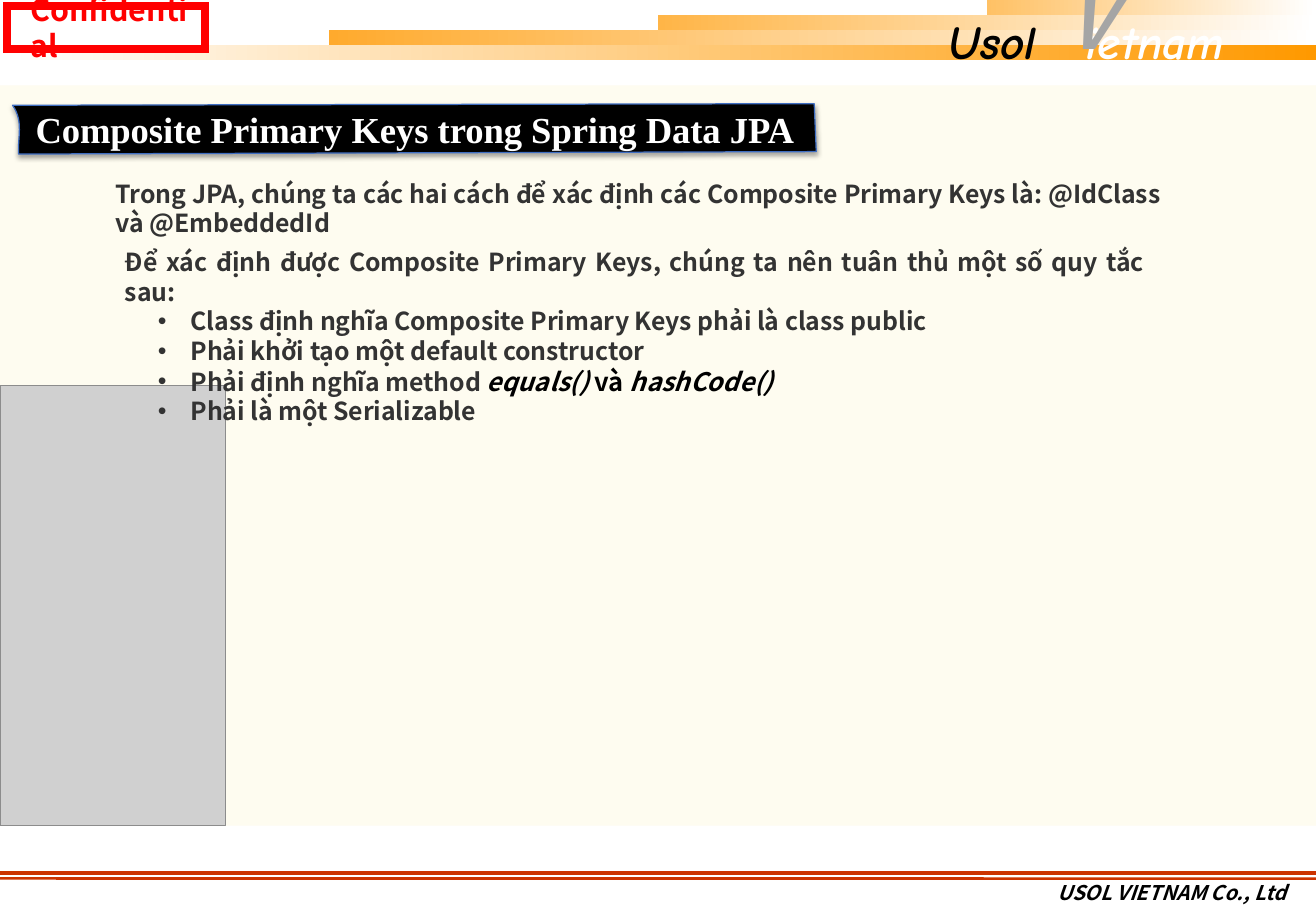
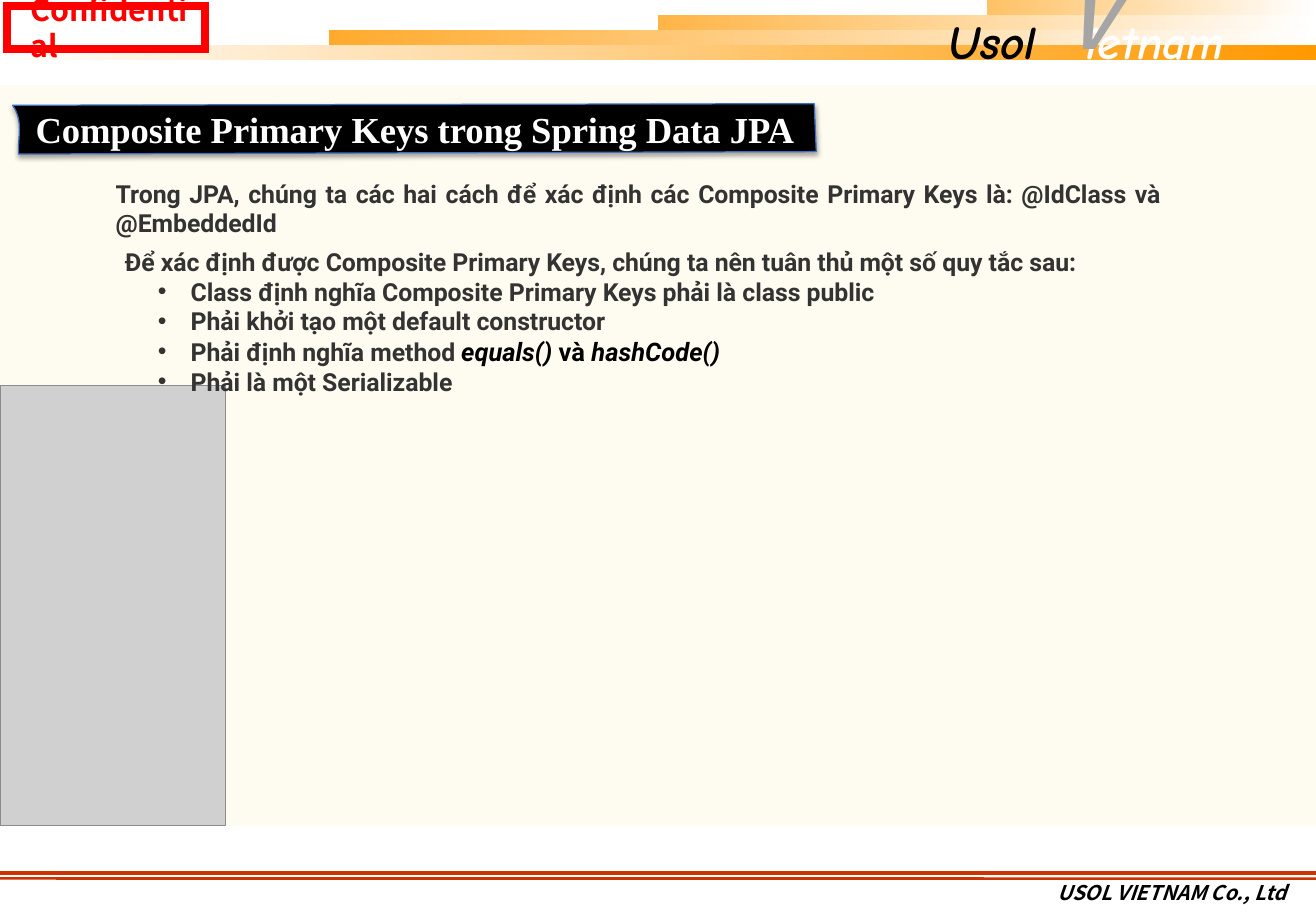
Before and after one commit to khuongmaingoc/javaDoc, a slide deck: slide 32 of SpringBoot/TaiLieu/Java_Week_Template.pptx (slide 34 before the commit). Drawn at 1316x911 pixels with LibreOffice and Linux fonts; fonts in the diff are those of the drawing; grey boxes stand for pictures; background and template pictures are left out. Boxes give left, top, right and bottom in pixels: in the first picture for what was removed or moved away, otherwise in the second. Text is boxed around its words. In the diff, an @@ line names an element or a change of style, - is before the commit and + after.

```diff
--- a/SpringBoot/TaiLieu/Java_Week_Template.pptx
+++ b/SpringBoot/TaiLieu/Java_Week_Template.pptx
@@ text "Trong JPA, chúng ta các ..." at [116, 182, 1161, 238]: font Noto Sans CJK JP to Roboto @@
@@ text "Để xác định được Composite ..." at [125, 250, 1076, 397]: font Noto Sans CJK JP to Roboto @@
```
Also in this commit, not shown: 12 other slides changed, 3 slides removed.
